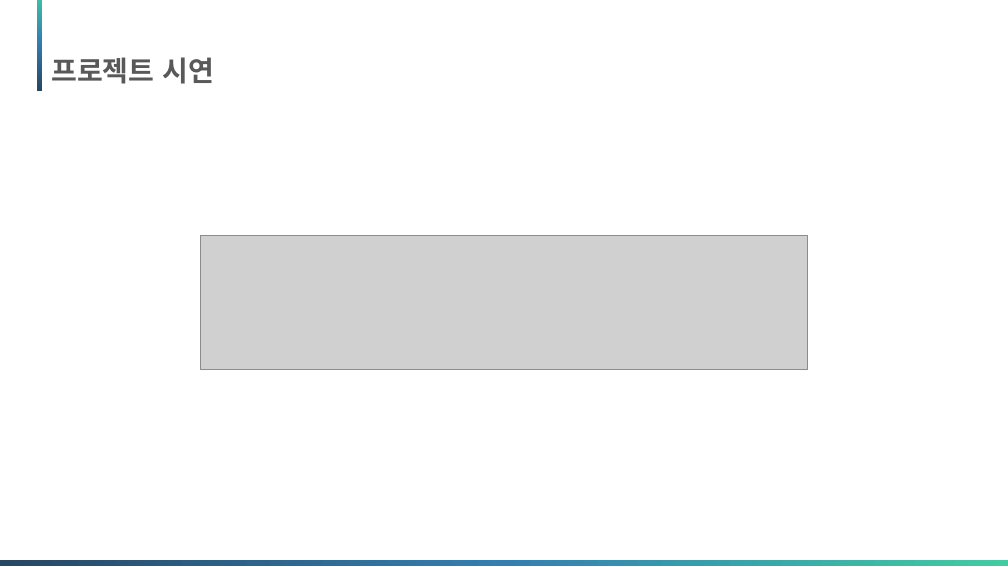
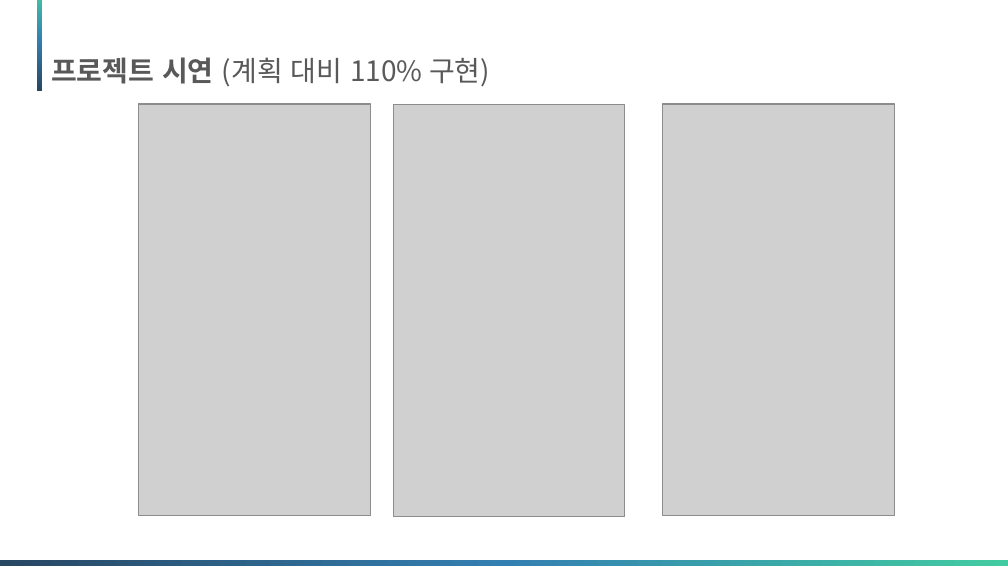
Before and after one commit to Matrix-ERPSolution/Matrix-Webapp, a slide deck: slide 32 of Matrix_presentation.pptx. Drawn at 1008x567 pixels with LibreOffice and Linux fonts; fonts in the diff are those of the drawing; grey boxes stand for pictures; background and template pictures are left out. Boxes give left, top, right and bottom in pixels: in the first picture for what was removed or moved away, otherwise in the second. Text is boxed around its words. In the diff, an @@ line names an element or a change of style, - is before the commit and + after.

```diff
--- a/Matrix_presentation.pptx
+++ b/Matrix_presentation.pptx
@@ text at <box>51,57,490,87</box>: text changed; bold off @@
-프로젝트 시연
+프로젝트 시연 (계획 대비 110% 구현)
@@ picture added at <box>139,104,370,516</box> @@
@@ picture added at <box>393,105,624,517</box> @@
@@ picture added at <box>662,104,893,516</box> @@
@@ picture removed at <box>201,236,807,370</box> @@
```
Also in this commit, not shown: 21 other slides changed, 3 slides added, 4 slides removed.
